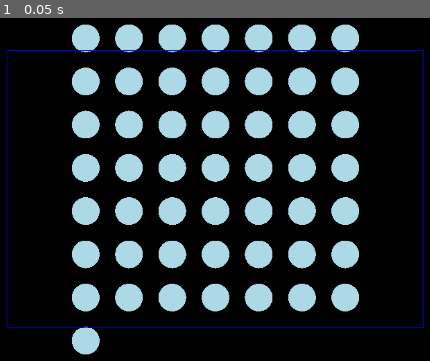
Above: before the commit, frame 1.
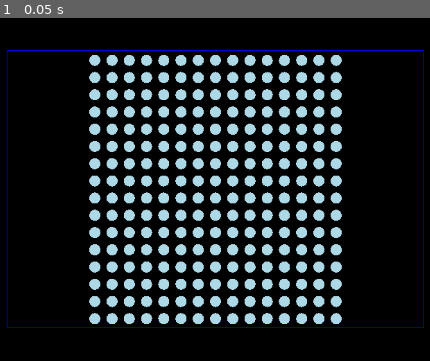
Above: after the commit, the same moment.

Repository: Shuflduf/GodotLiquidSim
Game: Godot game, scene res://main.tscn
Same seed, same stepped clock (60 frames per second), same inputs: the game is played once before the commit and once after it.
Inputs:
- Up to frame 1 (0.05 s): no input

The runs differ from the first frame. In frame 1, 29% of the frame differs, in the area x 16-84%, y 1-99%.

Commit message:
smoothing function

Diff:
--- a/main.gd
+++ b/main.gd
@@ -3,9 +3,10 @@
 @export var playing: bool
 @export var gravity: float
 @export var particle_size: float
+@export var smoothing_radius: float
 @export var particle_spacing: float
 @export_range(0.0, 1.0) var collision_damping: float
-@export var num_particles: int
+@export_range(2, 500) var num_particles: int
 @export var bounds_size: Vector2
 
 var particle_positions: Array[Vector2]
@@ -16,13 +17,16 @@
     particle_velocities.resize(num_particles)
 
     var particles_per_row = int(sqrt(num_particles))
+    @warning_ignore("integer_division")
     var particles_per_col = (num_particles - 1) / particles_per_row + 1
     var spacing = particle_size * 2 + particle_spacing
 
     for i in num_particles:
         var x = (i % particles_per_row - particles_per_row / 2.0 + 0.5) * spacing
+        @warning_ignore("integer_division")
         var y = (i / particles_per_row - particles_per_col / 2.0 + 0.5) * spacing
         particle_positions[i] = Vector2(x, y)
+        particle_velocities[i] = Vector2.ZERO
 
 
 func _process(delta: float) -> void:
@@ -49,3 +53,19 @@
     if abs(particle_positions[index].y) > half_bounds_size.y:
         particle_positions[index].y = half_bounds_size.y * sign(particle_positions[index].y)
         particle_velocities[index].y *= -collision_damping
+
+static func smoothing_kernel(radius: float, dst: float) -> float:
+    var volume = PI * pow(radius, 8) / 4
+    var value = max(0, radius * radius - dst * dst)
+    return value * value * value / volume
+
+func calculate_density(point: Vector2) -> float:
+    var density = 0.0
+    const MASS = 1.0
+
+    for pos in particle_positions:
+        var dst = (pos - point).length()
+        var influence = smoothing_kernel(smoothing_radius, dst)
+        density += MASS * influence
+
+    return density
--- a/main.tscn
+++ b/main.tscn
@@ -8,10 +8,11 @@
 [node name="World" type="Node2D"]
 script = ExtResource("1_bvny7")
 gravity = 150.0
-particle_size = 20.0
-particle_spacing = 22.37
+particle_size = 8.0
+smoothing_radius = 95.48
+particle_spacing = 8.855
 collision_damping = 1.0
-num_particles = 50
+num_particles = 240
 bounds_size = Vector2(600, 400)
 
 [node name="Camera2D" type="Camera2D" parent="."]
